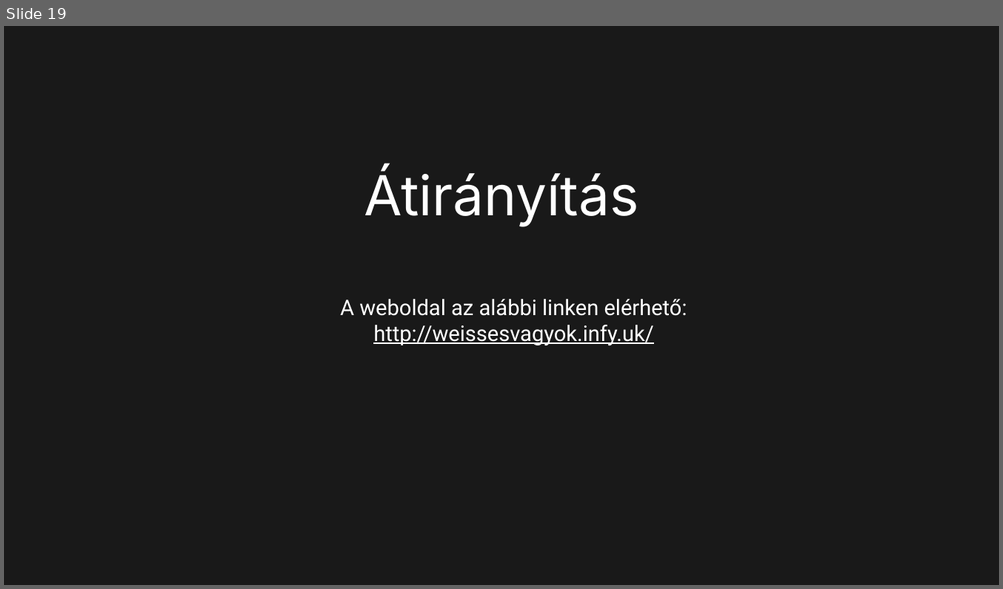
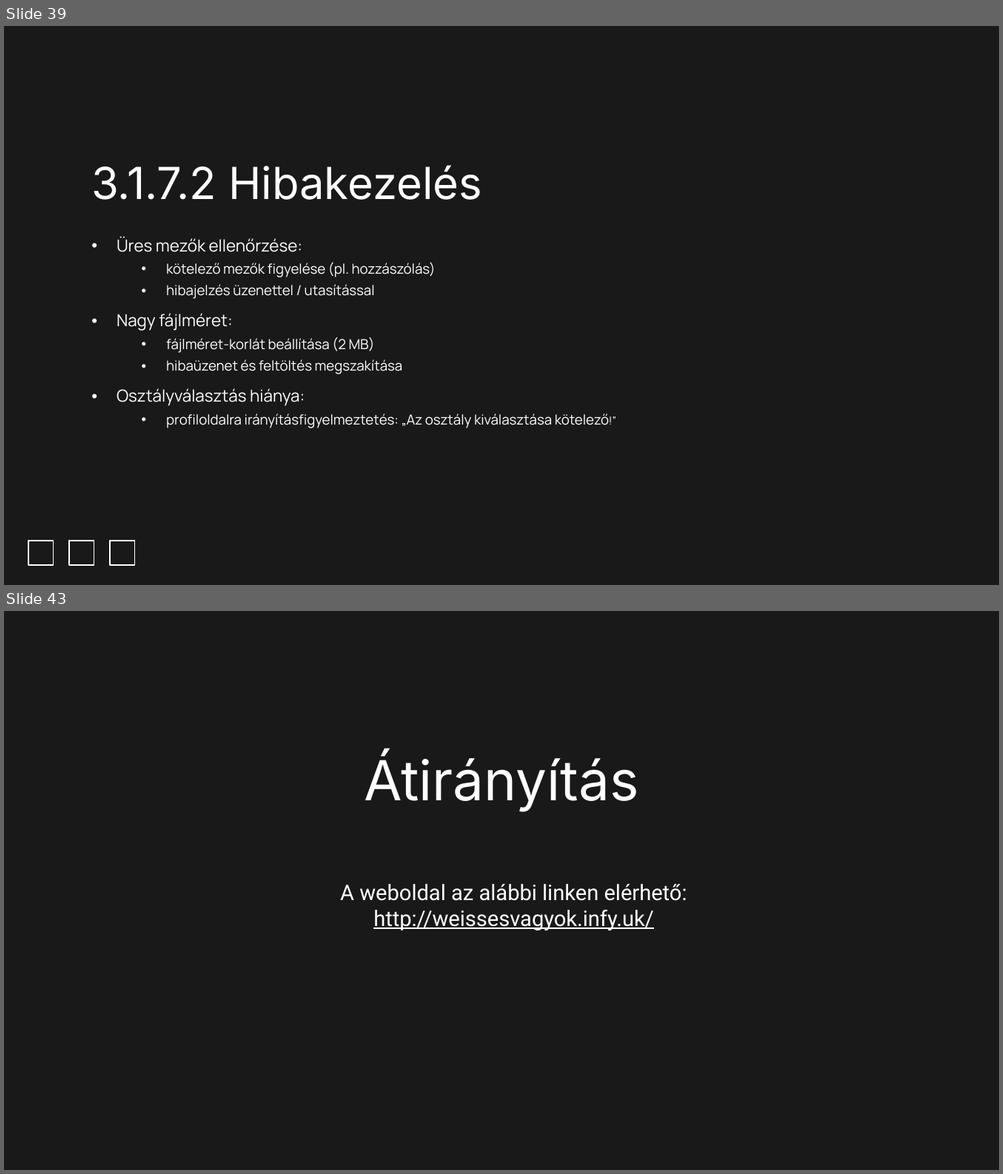
Before and after one commit to Dominik488/ViszgaRemek, a slide deck: documentation.pptx. Shown one above the other, each under a label of ours: slide 19 before the commit, slides 39 and 43 after it; the slides between them are not shown. The pictures are 1003x589 and 1003x1174 pixels, drawn with LibreOffice and Linux fonts; fonts in the diff are those of the drawing; background and template pictures are left out. Boxes give left, top, right and bottom in pixels: in the first picture for what was removed or moved away, otherwise in the second. Text is boxed around its words. In the diff, an @@ line names an element or a change of style, - is before the commit and + after.

```diff
--- a/documentation.pptx
+++ b/documentation.pptx
@@ slide 39 added at (4, 26, 999, 585), background #191919 @@
@@ title added at (91, 165, 482, 200), 32 pt, text #FFFFFF @@
+3.1.7.2 Hibakezelés
@@ subtitle added at (116, 236, 609, 429), 10 pt, text #FFFFFF @@
+• Üres mezők ellenőrzése:
+  • kötelező mezők figyelése (pl. hozzászólás)
+  • hibajelzés üzenettel / utasítással
+• Nagy fájlméret:
+  • fájlméret-korlát beállítása (2 MB)
+  • hibaüzenet és feltöltés megszakítása
+• Osztályválasztás hiánya:
+  • profiloldalra irányításfigyelmeztetés: „Az osztály kiválasztása kötelező!”
@@ rectangle added at (29, 541, 54, 566), outline #FFFFFF 0.75 pt @@
@@ rectangle added at (70, 541, 94, 566), outline #FFFFFF 0.75 pt @@
@@ rectangle added at (109, 541, 134, 566), outline #FFFFFF 0.75 pt @@
@@ what was slide 19 is now slide 43 @@
```
Also in this commit, not shown: 12 slides changed, 22 other slides added, 4 slides removed.
